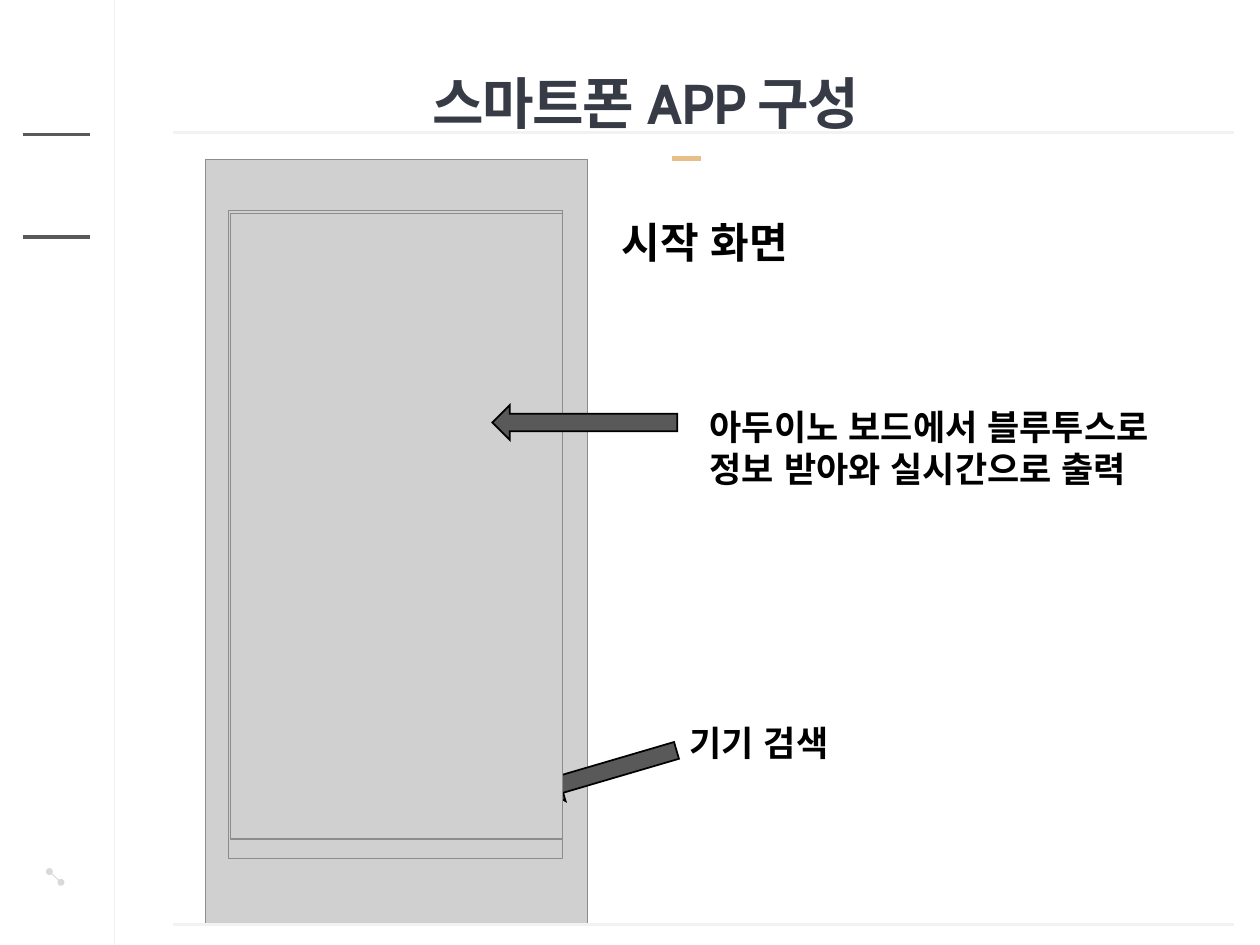
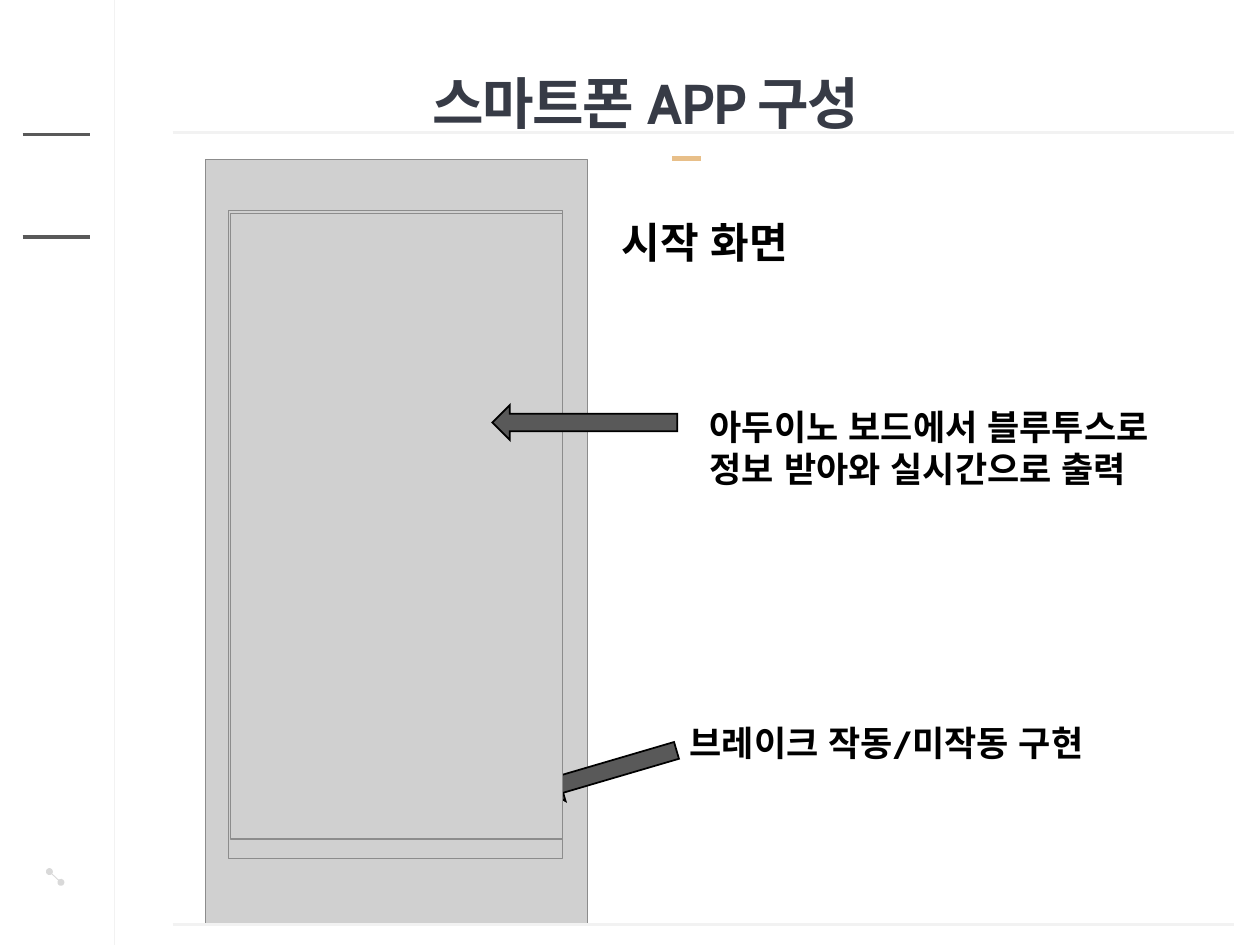
Before and after one commit to younggunwon/SmartUMOCHA, a slide deck: slide 12 of 아두이노 경진대회 Team MyWay ppt.pptx. Drawn at 1260x945 pixels with LibreOffice and Linux fonts; fonts in the diff are those of the drawing; grey boxes stand for pictures; background and template pictures are left out. Boxes give left, top, right and bottom in pixels: in the first picture for what was removed or moved away, otherwise in the second. Text is boxed around its words. In the diff, an @@ line names an element or a change of style, - is before the commit and + after.

```diff
--- a/아두이노 경진대회 Team MyWay ppt.pptx
+++ b/아두이노 경진대회 Team MyWay ppt.pptx
@@ text at (x1=690, y1=726, x2=1083, y2=759): text changed @@
-기기 검색
+브레이크 작동/미작동 구현
```
Also in this commit, not shown: 8 other slides changed.
